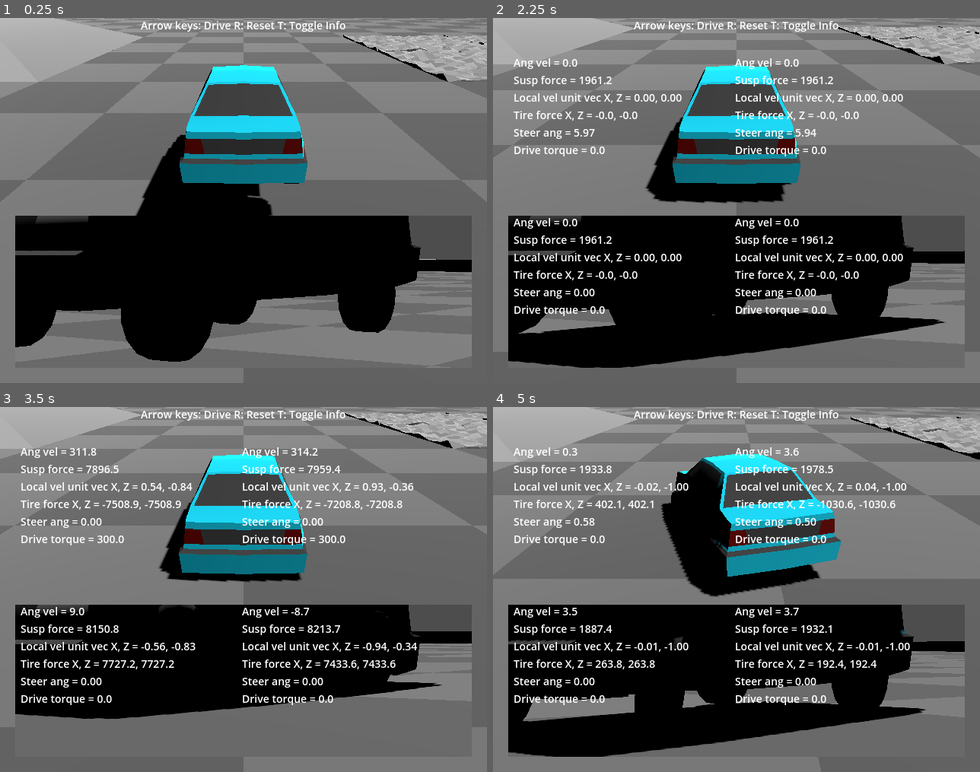
Above: before the commit, frames 1-4 (two rows, left to right).
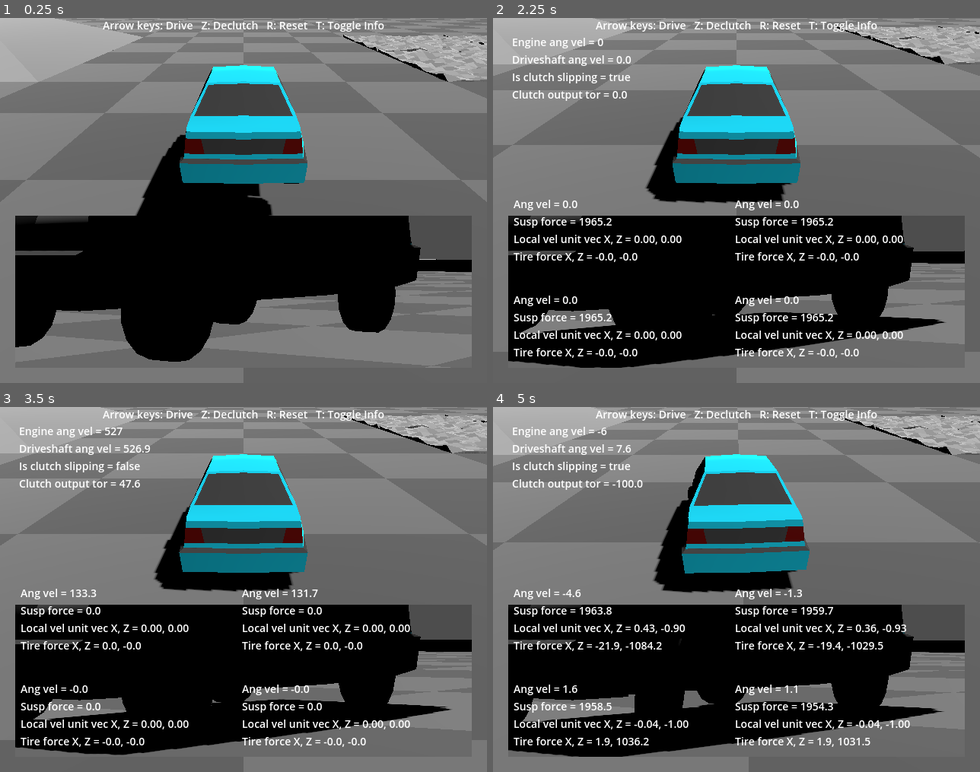
Above: after the commit, the same moments.

Repository: tokyogeometry/nani-raycast-wheel
Game: Godot game, scene res://node_3d.tscn
Two runs of this game, one before a commit and one after it. Both use one fixed random seed, a clock stepped at 60 frames per second and the inputs below.
Inputs:
- Up to frame 1 (0.25 s): no input
- Up to frame 2 (2.25 s): tap Enter at 0.5 s; hold Right (ui_right) 0.53-1.28 s; hold Z 0.53-1.28 s; hold Down (ui_down) 1.28-2.03 s; tap Z at 1.35 s; hold Right (ui_right) from 2.03 s (still down); hold Z from 2.03 s (still down); tap T at 2.1 s
- Up to frame 3 (3.5 s): release Right (ui_right) at 2.78 s; release Z at 2.78 s; hold Up (ui_up) from 2.78 s (still down); tap R at 2.85 s; tap Z at 3.05 s
- Up to frame 4 (5 s): release Up (ui_up) at 3.53 s; hold Z 3.53-4.28 s; hold Left (ui_left) from 3.53 s (still down); tap Z at 4.35 s

The runs differ from the first frame. In frame 1, 0.7% of the frame differs, in the area x 21-79%, y 0-4%; in frame 2, 8.9%; in frame 3, 24%, in the area x 0-100%, y 0-96%; in frame 4, 21%.

Commit message:
Added clutch

Diff:
--- a/gui.gd
+++ b/gui.gd
@@ -2,6 +2,8 @@
 
 @export var labels : Array[Node]
 var count: int = 0
+
+@export var label2: Label
 
 # Called when the node enters the scene tree for the first time.
 func _ready():
@@ -17,16 +19,24 @@
 	count += 1
 
 func _on_show_telemetry(
+		eng_ang_vel: float,
+		driveshaft_ang_vel: float,
+		is_clutch_slipping: bool,
+		clutch_output_torque: float,
 		ang_vel: Array,
 		susp_force: Array,
 		planar_vec: Array,
 		tire_force_fwd: Array,
-		tire_force_right: Array,
-		steer_ang: Array,
-		drive_torque: Array):
+		tire_force_right: Array):
 
-	if count == 5:
+	if count == 6:
 		count = 0
+
+		label2.set_text("Engine ang vel = %1.0f" % eng_ang_vel +
+			"\nDriveshaft ang vel = %1.1f" % driveshaft_ang_vel +
+			"\nIs clutch slipping = " + str(is_clutch_slipping) +
+			"\nClutch output tor = %1.1f" % clutch_output_torque)
+
 		for i in labels.size():
 			labels[i].set_text(
 			"\nAng vel = %1.1f" % ang_vel[i] +
@@ -34,6 +44,4 @@
 			"\nLocal vel unit vec X, Z = %1.2f, " % planar_vec[i].x +
 			"%1.2f" % planar_vec[i].y +
 			"\nTire force X, Z = %1.1f, " % tire_force_right[i] +
-			"%1.1f" % tire_force_right[i] +
-			"\nSteer ang = %1.2f" % steer_ang[i] +
-			"\nDrive torque = %1.1f" % drive_torque[i])
+			"%1.1f" % tire_force_fwd[i])
--- a/gui.tscn
+++ b/gui.tscn
@@ -5,7 +5,7 @@
 [sub_resource type="LabelSettings" id="LabelSettings_la0qm"]
 font_size = 14
 
-[node name="Control" type="Control" node_paths=PackedStringArray("labels")]
+[node name="Control" type="Control" node_paths=PackedStringArray("labels", "label2")]
 layout_mode = 3
 anchors_preset = 15
 anchor_right = 1.0
@@ -14,39 +14,49 @@
 grow_vertical = 2
 script = ExtResource("1_vkl06")
 labels = [NodePath("Label"), NodePath("Label2"), NodePath("Label3"), NodePath("Label4")]
+label2 = NodePath("Label5")
 
 [node name="Label" type="Label" parent="."]
 layout_mode = 0
 offset_left = 27.0
-offset_top = 26.0
+offset_top = 212.0
 offset_right = 67.0
-offset_bottom = 49.0
+offset_bottom = 235.0
 text = "text"
 label_settings = SubResource("LabelSettings_la0qm")
 
 [node name="Label2" type="Label" parent="."]
 layout_mode = 0
 offset_left = 318.0
-offset_top = 26.0
+offset_top = 212.0
 offset_right = 358.0
-offset_bottom = 52.0
+offset_bottom = 238.0
 text = "text"
 label_settings = SubResource("LabelSettings_la0qm")
 
 [node name="Label3" type="Label" parent="."]
 layout_mode = 0
 offset_left = 27.0
-offset_top = 236.0
+offset_top = 338.0
 offset_right = 67.0
-offset_bottom = 262.0
+offset_bottom = 364.0
 text = "text"
 label_settings = SubResource("LabelSettings_la0qm")
 
 [node name="Label4" type="Label" parent="."]
 layout_mode = 0
 offset_left = 318.0
-offset_top = 236.0
+offset_top = 338.0
 offset_right = 358.0
-offset_bottom = 262.0
+offset_bottom = 364.0
 text = "text"
 label_settings = SubResource("LabelSettings_la0qm")
+
+[node name="Label5" type="Label" parent="."]
+layout_mode = 0
+offset_left = 25.0
+offset_top = 22.0
+offset_right = 65.0
+offset_bottom = 48.0
+text = "text"
+label_settings = SubResource("LabelSettings_la0qm")
--- a/nani_raycast_wheel.gd
+++ b/nani_raycast_wheel.gd
@@ -32,8 +32,10 @@
 var ang_vel: float # Angular velocity
 var drive_torque: float
 var brake_torque: float
-var wheel_inertia: float
+var wheel_moi: float # Moment of inertia
 var rolling_resistance: float = 10
+var prev_ang_vel: float = 0
+var drive_load: float = 0.5
 
 # Rendering
 
@@ -47,7 +49,7 @@
 	reset_wheel_mesh_position(0)
 	set_target_position(transform.basis.y * -(susp_rest_length + tire_radius))
 	prev_pos = global_transform.origin
-	wheel_inertia = 0.5 * wheel_mass * pow(tire_radius, 2)
+	wheel_moi = 0.5 * wheel_mass * pow(tire_radius, 2)
 
 func _process(delta):
 	pass
@@ -90,8 +92,9 @@
 
 	if is_colliding():
 
-		# if statements switch tire model to a simpler one when in very low speed
-		# to suppress shaking derived from equation divergence
+		# if statements switch the tire model to a simpler one
+		# when the wheel is moving at very low speeds
+		# to suppress shaking caused by equation divergence.
 
 		if abs(forward_vel) < 0.1 and abs(local_vel.x) < 0.1:
 			lat_force = -local_vel.x / delta * wheel_mass
@@ -112,12 +115,14 @@
 		chassis.apply_force(global_transform.basis.x * lat_force + global_transform.basis.z * long_force, collision_pos)
 
 	var net_torque = (long_force * tire_radius) + drive_torque
+
 	if abs(ang_vel) < 5 and brake_torque > abs(net_torque):
 		ang_vel = 0
 	else:
 		net_torque -= (brake_torque + rolling_resistance) * sign(ang_vel)
-		ang_vel += delta * net_torque / wheel_inertia
-		# ang_vel += delta * net_torque / (wheel_inertia + drive_inertia)
+		ang_vel += delta * net_torque / wheel_moi
+
+	prev_ang_vel = ang_vel
 
 func reset_wheel_mesh_position(delta):
 	wheel_mesh.position = Vector3(position.x, position.y - susp_spring_length, position.z)
--- a/node_3d.tscn
+++ b/node_3d.tscn
@@ -79,7 +79,7 @@
 offset_right = 74.0
 offset_bottom = 23.0
 grow_horizontal = 2
-text = "Arrow keys: Drive R: Reset T: Toggle Info"
+text = "Arrow keys: Drive   Z: Declutch   R: Reset   T: Toggle Info"
 label_settings = SubResource("LabelSettings_1rcwf")
 
 [connection signal="show_telemetry" from="gemini2" to="Control" method="_on_show_telemetry"]
--- a/test_car_controller.gd
+++ b/test_car_controller.gd
@@ -8,8 +8,20 @@
 @export var ackermann_wheelbase: float = 2
 @export var ackermann_wheel_tread: float = 1.4
 
-@export var max_drive_torque: float = 600
+@export var max_drive_torque: float = 100
 @export var number_of_driving_wheels: int = 2
+var drive_load_l
+var drive_load_r
+
+var is_engine_running: bool = true
+var engine_ang_vel: float # rad/s
+var driveshaft_ang_vel: float
+@export var engine_ang_vel_max: float = 733
+@export var flywheel_moi: float = 0.1 # mass[kg] * ( radius[m] ^ 2 )
+@export var clutch_capacity_max_static: float = 120
+@export var clutch_capacity_max_dynamic: float = 100
+var is_clutch_slipping: bool = false
+var clutch_output_torque: float
 
 @export var max_brake_torque: float = 500
 var reset_pos: bool = false
@@ -21,7 +33,10 @@
 	pass
 
 func _input(event):
-	if event is InputEventKey and event.pressed:
+	if event is InputEventKey and event.is_pressed():
+		if event.keycode == KEY_Z:
+			is_clutch_slipping = true
+	if event is InputEventKey and event.is_released():
 		if event.keycode == KEY_R:
 			reset_pos = true
 
@@ -32,14 +47,6 @@
 	# Caster angle
 	raycast_wheels[0].wheel_mesh.rotate(Vector3.RIGHT, 0.2)
 	raycast_wheels[1].wheel_mesh.rotate(Vector3.RIGHT, 0.2)
-
-	#_on_show_telemetry(
-		#ang_vel: Array,
-		#susp_force: Array,
-		#tire_force_fwd: Array,
-		#tire_force_right: Array,
-		#steer_ang: Array,
-		#drive_torque: Array)
 
 	var list_ang_vel = [
 		raycast_wheels[0].ang_vel,
@@ -71,26 +78,16 @@
 		raycast_wheels[2].lat_force,
 		raycast_wheels[3].lat_force]
 
-	var list_rot_y = [
-		raycast_wheels[0].rotation.y,
-		raycast_wheels[1].rotation.y,
-		raycast_wheels[2].rotation.y,
-		raycast_wheels[3].rotation.y]
-
-	var list_drive_torque = [
-		raycast_wheels[0].drive_torque,
-		raycast_wheels[1].drive_torque,
-		raycast_wheels[2].drive_torque,
-		raycast_wheels[3].drive_torque]
-
 	show_telemetry.emit(
+		engine_ang_vel,
+		driveshaft_ang_vel,
+		is_clutch_slipping,
+		clutch_output_torque,
 		list_ang_vel,
 		list_susp_force,
 		list_planar_vec,
 		list_long_force,
-		list_lat_force,
-		list_rot_y,
-		list_drive_torque)
+		list_lat_force)
 
 func _physics_process(delta: float) -> void:
 	if reset_pos == true:
@@ -99,6 +96,8 @@
 		rotation = Vector3.ZERO
 		linear_velocity = Vector3(0,1,0)
 		angular_velocity = Vector3.ZERO
+
+	# steering
 
 	var steering_target = Input.get_axis("ui_right", "ui_left") * max_steer_angle_radians
 
@@ -112,15 +111,42 @@
 	raycast_wheels[0].rotation.y = ackermann_steering(current_steering_angle, ackermann_wheelbase, ackermann_wheel_tread / -2)
 	raycast_wheels[1].rotation.y = ackermann_steering(current_steering_angle, ackermann_wheelbase, ackermann_wheel_tread / 2)
 
-	var drive_input = Input.get_action_strength("ui_up")
+	# driving wheels
+
+	var throttle_input: float
+	var gear_ratio: float = 4.0 # gear ratios: 3.7 1.9 1.3 1.0 0.8 -3.2
+	var clutch_input: float
+	var engine_damping_torque: float = 0.1
+
+	if engine_ang_vel < engine_ang_vel_max: throttle_input = Input.get_action_strength("ui_up")
+
+	if Input.is_key_pressed(KEY_Z):
+		clutch_input = 1.0
+		is_clutch_slipping = true
+	else: clutch_input = 0.0
+
+	driveshaft_ang_vel = (raycast_wheels[0].ang_vel + raycast_wheels[1].ang_vel) * 0.5 * gear_ratio
+
+	var clutch_capacity_static = clutch_capacity_max_static * (1.0 - clutch_input)
+
+	if is_clutch_slipping == true:
+		var clutch_capacity_dynamic = clutch_capacity_max_dynamic * (1.0 - clutch_input)
+		clutch_output_torque = clutch_capacity_dynamic * sign(engine_ang_vel - driveshaft_ang_vel)
+		engine_ang_vel += ((max_drive_torque * throttle_input) - (engine_ang_vel * engine_damping_torque)) / flywheel_moi * delta
+		if driveshaft_ang_vel > engine_ang_vel * 0.95 and driveshaft_ang_vel < engine_ang_vel * 1.05 and abs(clutch_output_torque) <= clutch_capacity_static:
+			is_clutch_slipping = false
+	else:
+		clutch_output_torque = (max_drive_torque * throttle_input) - (engine_ang_vel * engine_damping_torque)
+		engine_ang_vel = driveshaft_ang_vel
+		if clutch_output_torque > clutch_capacity_static:
+			is_clutch_slipping = true
+
+	raycast_wheels[0].drive_torque = clutch_output_torque * gear_ratio / number_of_driving_wheels
+	raycast_wheels[1].drive_torque = clutch_output_torque * gear_ratio / number_of_driving_wheels
+
+	# applying brakes
+
 	var brake_input = Input.get_action_strength("ui_down")
-
-	if max(abs(raycast_wheels[0].ang_vel), abs(raycast_wheels[1].ang_vel)) > 700:
-		raycast_wheels[0].drive_torque = 0
-		raycast_wheels[1].drive_torque = 0
-	else:
-		raycast_wheels[0].drive_torque = max_drive_torque / number_of_driving_wheels * drive_input
-		raycast_wheels[1].drive_torque = max_drive_torque / number_of_driving_wheels * drive_input
 
 	for i in raycast_wheels.size():
 		raycast_wheels[i].brake_torque = brake_input * max_brake_torque
